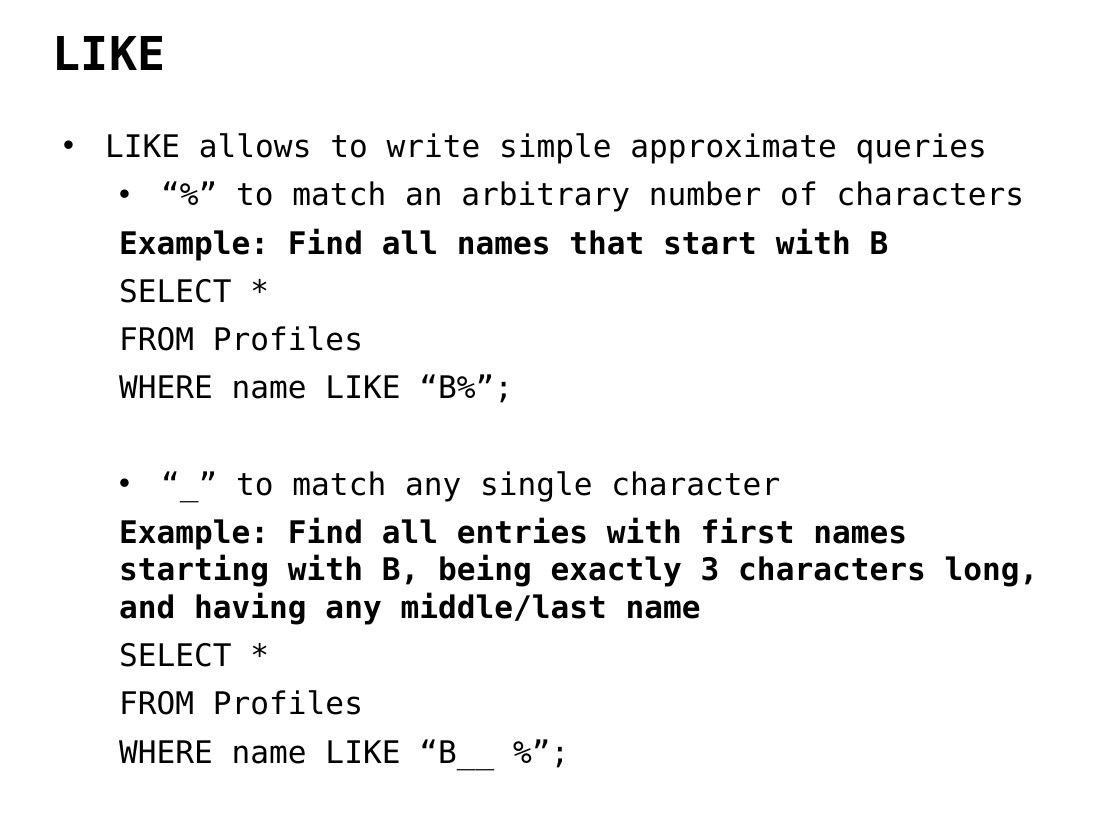
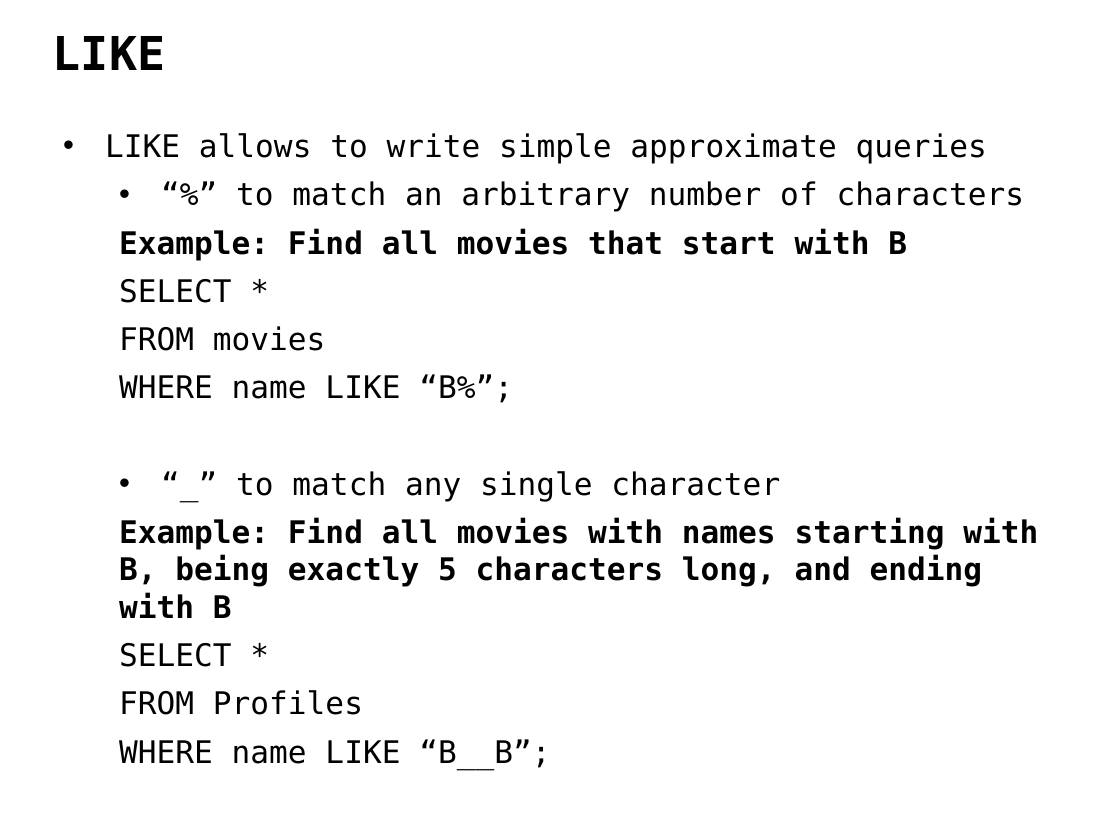
Before and after one commit to ipeirotis/introduction-to-databases, a slide deck: slide 29 of C-SQL.pptx (slide 30 before the commit). Drawn at 1120x840 pixels with LibreOffice and Linux fonts; fonts in the diff are those of the drawing. Boxes give left, top, right and bottom in pixels: in the first picture for what was removed or moved away, otherwise in the second. Text is boxed around its words. In the diff, an @@ line names an element or a change of style, - is before the commit and + after.

```diff
--- a/C-SQL.pptx
+++ b/C-SQL.pptx
@@ text at (x1=119, y1=228, x2=1038, y2=618): text changed @@
-  Example: Find all names that start with B
+  Example: Find all movies that start with B
+  SELECT *
+  FROM movies
+  WHERE name LIKE “B%”;
+  • “_” to match any single character
+  Example: Find all movies with names starting with B, being exactly 5 characters long, and ending with B
@@ text at (x1=119, y1=374, x2=1039, y2=715): text changed; bold off @@
-  WHERE name LIKE “B%”;
-  • “_” to match any single character
-  Example: Find all entries with first names starting with B, being exactly 3 characters long, and having any middle/last name
-  SELECT *
-  FROM Profiles
-  WHERE name LIKE “B__ %”;
+  WHERE name LIKE “B__B”;
```
Also in this commit, not shown: 15 other slides changed, 9 slides added.
